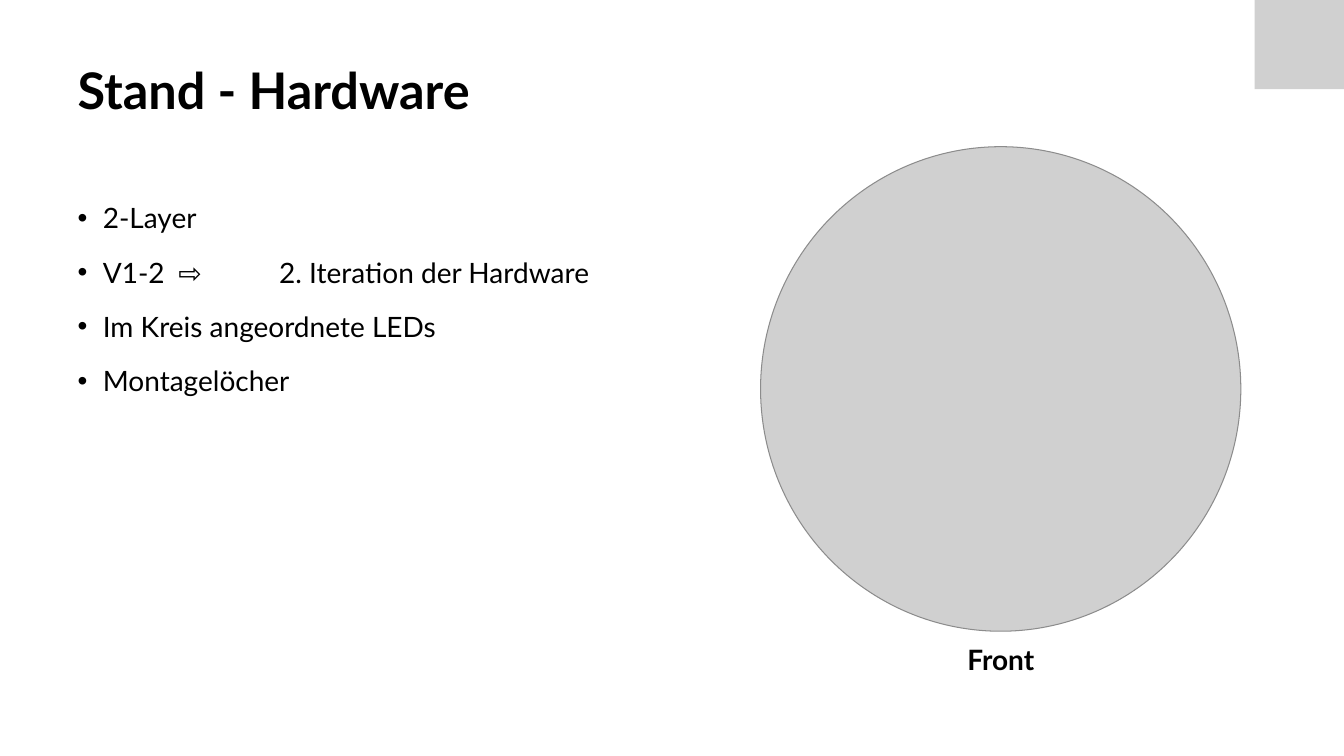
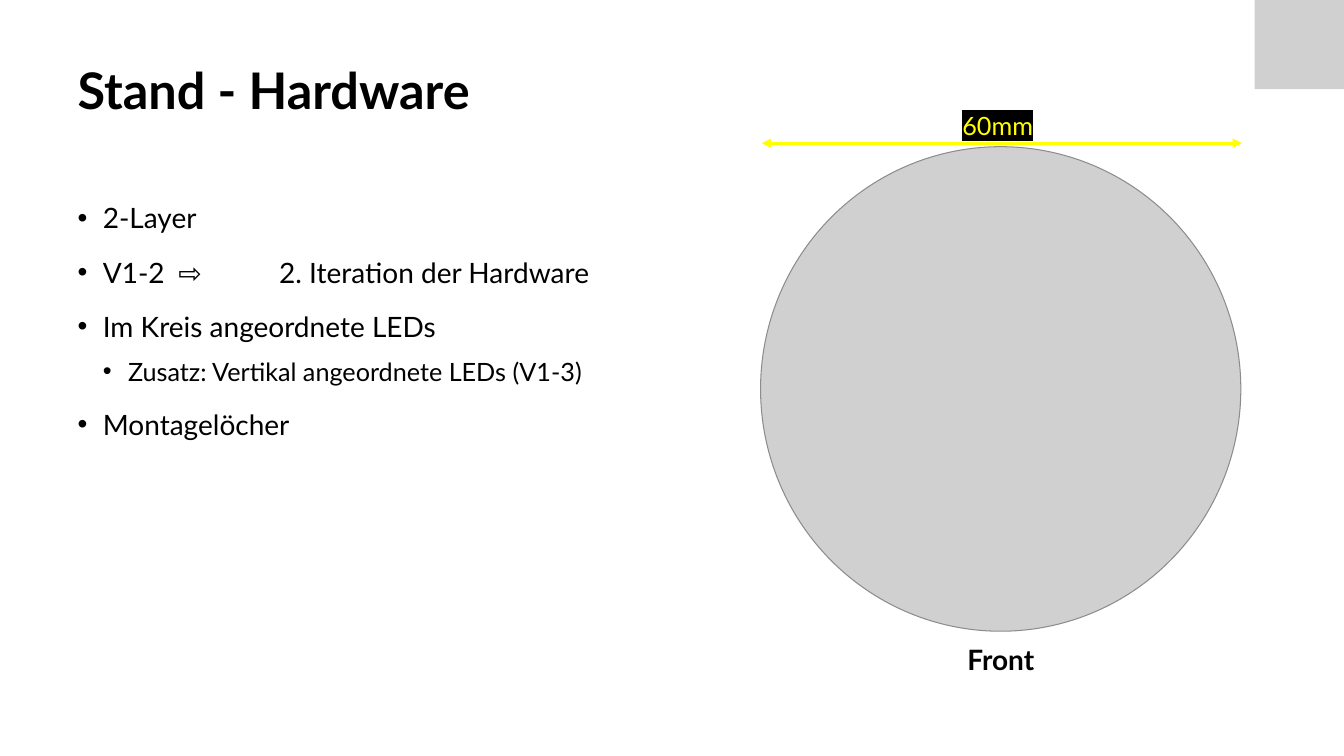
Before and after one commit to Froster2406/BAT2024, a slide deck: slide 8 of Dokumentation/Präsentation/BAT_Zwischenpraesentation.pptx. Drawn at 1344x756 pixels with LibreOffice and Linux fonts; fonts in the diff are those of the drawing; grey boxes stand for pictures. Boxes give left, top, right and bottom in pixels: in the first picture for what was removed or moved away, otherwise in the second. Text is boxed around its words. In the diff, an @@ line names an element or a change of style, - is before the commit and + after.

Commit message:
Stand doku: 20240424

```diff
--- a/Dokumentation/Präsentation/BAT_Zwischenpraesentation.pptx
+++ b/Dokumentation/Präsentation/BAT_Zwischenpraesentation.pptx
@@ text added at [962,116,1033,136], 18 pt, text #FFFF00 @@
+60mm
@@ double arrow added from (762, 143) to (1242, 143), #FFFF00 2.25 pt @@
@@ text at [128,361,582,385]: paragraph added @@
+  • Zusatz: Vertikal angeordnete LEDs (V1-3)
```
Also in this commit, not shown: 8 other slides changed, 3 other files.
